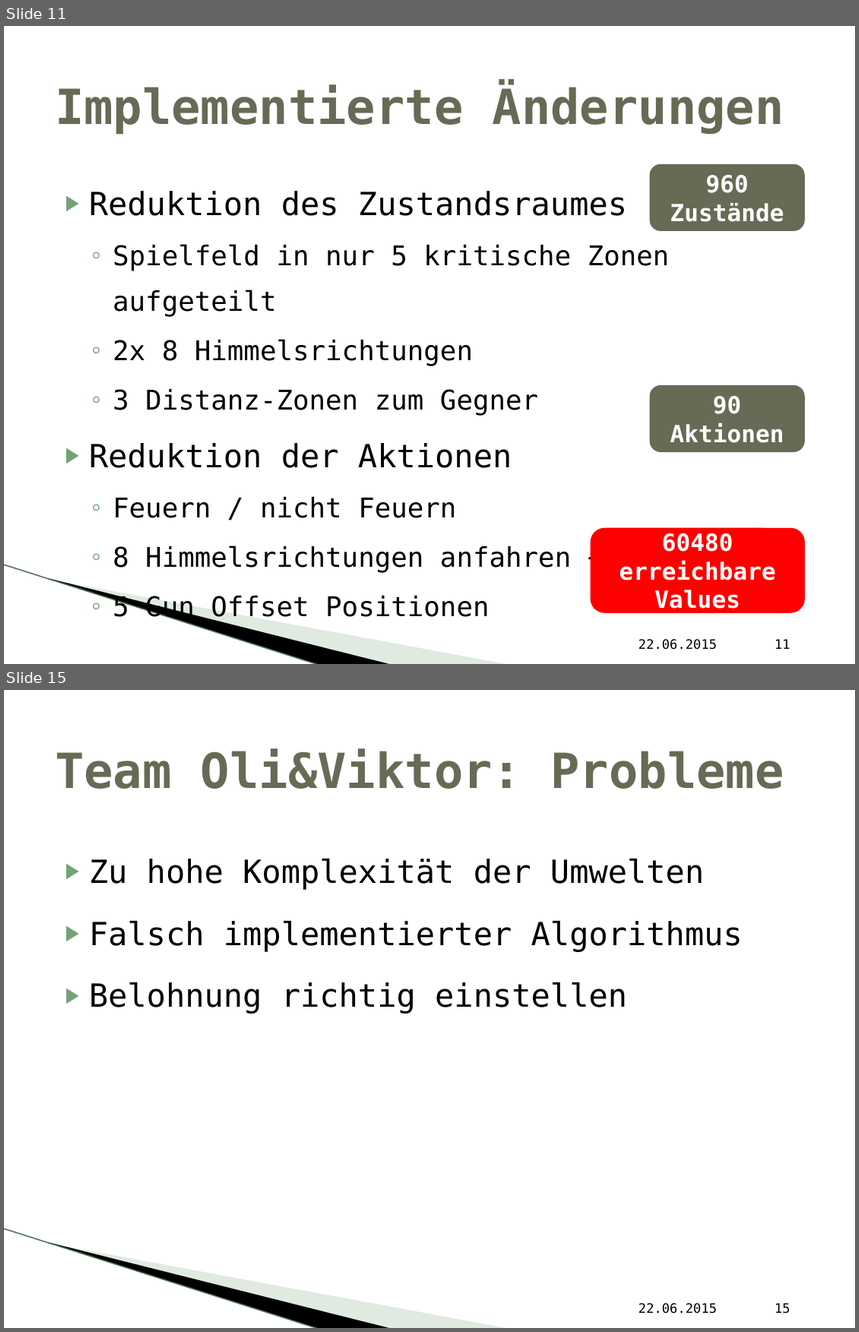
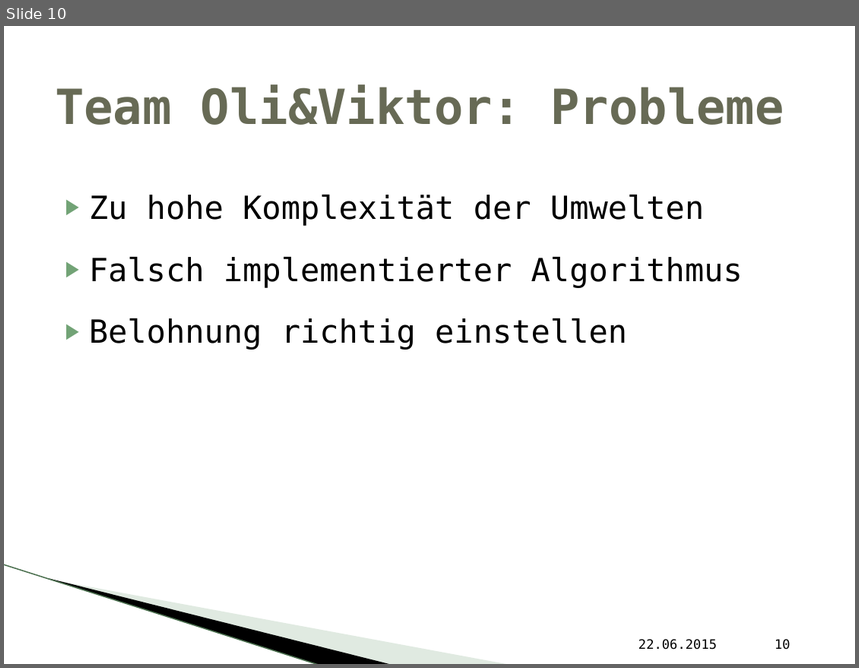
Before and after one commit to vikwin/HAW-LernendeAgenten_RC, a slide deck: Präsentation/LARC_Abschlusspräsentation.pptx. Shown one above the other, each under a label of ours: slides 11 and 15 before the commit, slide 10 after it; the slides between them are not shown. The pictures are 859x1332 and 859x668 pixels, drawn with LibreOffice and Linux fonts; fonts in the diff are those of the drawing; background and template pictures are left out. Boxes give left, top, right and bottom in pixels: in the first picture for what was removed or moved away, otherwise in the second. Text is boxed around its words. In the diff, an @@ line names an element or a change of style, - is before the commit and + after.

```diff
--- a/Präsentation/LARC_Abschlusspräsentation.pptx
+++ b/Präsentation/LARC_Abschlusspräsentation.pptx
@@ slide 11 removed at (x1=4, y1=26, x2=855, y2=664), background #FFFFFF; not listed: 3 template elements that a slide beside it also shows @@
@@ title removed at (x1=55, y1=85, x2=785, y2=134) @@
-Implementierte Änderungen
@@ rounded rectangle removed at (x1=650, y1=164, x2=805, y2=231) @@
-960 Zustände
@@ text removed at (x1=89, y1=191, x2=718, y2=623) @@
-▶ Reduktion des Zustandsraumes
-  ◦ Spielfeld in nur 5 kritische Zonen aufgeteilt
-  ◦ 2x 8 Himmelsrichtungen
-  ◦ 3 Distanz-Zonen zum Gegner
-▶ Reduktion der Aktionen
-  ◦ Feuern / nicht Feuern
-  ◦ 8 Himmelsrichtungen anfahren + stehen
-  ◦ 5 Gun Offset Positionen
@@ rounded rectangle removed at (x1=650, y1=385, x2=805, y2=452) @@
-90 Aktionen
@@ rounded rectangle removed at (x1=591, y1=528, x2=805, y2=613) @@
-60480 erreichbare Values
@@ text removed at (x1=639, y1=639, x2=717, y2=650) @@
-22.06.2015
@@ page number removed at (x1=775, y1=639, x2=791, y2=649) @@
-11
@@ what was slide 15 is now slide 10 @@
@@ page number at (x1=775, y1=639, x2=791, y2=650): text changed @@
-15
+10
```
Also in this commit, not shown: 4 slides changed, 4 other slides removed.
